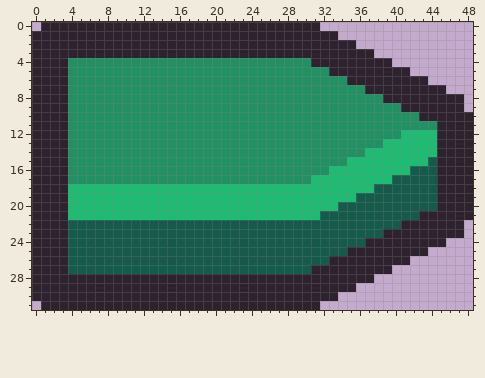
File history of a pixel-art sprite, scenes/menu/graphics/continue_button.png. Above, as it was before the edit.
The file is 147x96 pixels, drawn in blocks of 3x3; one block is one cell here.
Once edited:
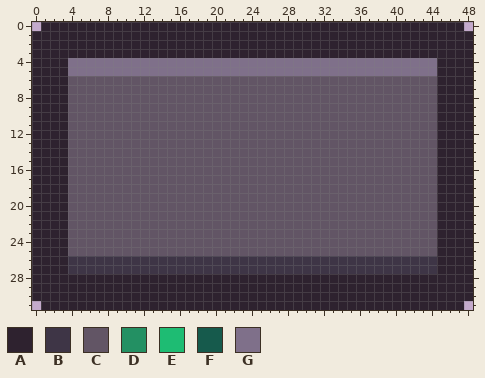
Palette (. is transparent): A #2e222f  B #3e3546  C #625565  D #239063  E #1ebc73  F #165a4c  G #7f708a
What changed:
Changed rows in their new state; - is an unchanged pixel.
first column x 4:
 0 ----------------------------AAAAAAAAAAAAAAAA-
 1 ------------------------------AAAAAAAAAAAAAAA
 2 --------------------------------AAAAAAAAAAAAA
 3 ----------------------------------AAAAAAAAAAA
 4 GGGGGGGGGGGGGGGGGGGGGGGGGGGGGGGGGGGGGGGGGAAAA
 5 GGGGGGGGGGGGGGGGGGGGGGGGGGGGGGGGGGGGGGGGGAAAA
 6 CCCCCCCCCCCCCCCCCCCCCCCCCCCCCCCCCCCCCCCCCAAAA
 7 CCCCCCCCCCCCCCCCCCCCCCCCCCCCCCCCCCCCCCCCC-AAA
 8 CCCCCCCCCCCCCCCCCCCCCCCCCCCCCCCCCCCCCCCCC---A
 9 CCCCCCCCCCCCCCCCCCCCCCCCCCCCCCCCCCCCCCCCC---A
10 CCCCCCCCCCCCCCCCCCCCCCCCCCCCCCCCCCCCCCCCC----
11 CCCCCCCCCCCCCCCCCCCCCCCCCCCCCCCCCCCCCCCCC----
12 CCCCCCCCCCCCCCCCCCCCCCCCCCCCCCCCCCCCCCCCC----
13 CCCCCCCCCCCCCCCCCCCCCCCCCCCCCCCCCCCCCCCCC----
14 CCCCCCCCCCCCCCCCCCCCCCCCCCCCCCCCCCCCCCCCC----
15 CCCCCCCCCCCCCCCCCCCCCCCCCCCCCCCCCCCCCCCCC----
16 CCCCCCCCCCCCCCCCCCCCCCCCCCCCCCCCCCCCCCCCC----
17 CCCCCCCCCCCCCCCCCCCCCCCCCCCCCCCCCCCCCCCCC----
18 CCCCCCCCCCCCCCCCCCCCCCCCCCCCCCCCCCCCCCCCC----
19 CCCCCCCCCCCCCCCCCCCCCCCCCCCCCCCCCCCCCCCCC----
20 CCCCCCCCCCCCCCCCCCCCCCCCCCCCCCCCCCCCCCCCC----
21 CCCCCCCCCCCCCCCCCCCCCCCCCCCCCCCCCCCCCCCCC----
22 CCCCCCCCCCCCCCCCCCCCCCCCCCCCCCCCCCCCCCCCC---A
23 CCCCCCCCCCCCCCCCCCCCCCCCCCCCCCCCCCCCCCCCC---A
24 CCCCCCCCCCCCCCCCCCCCCCCCCCCCCCCCCCCCCCCCC-AAA
25 CCCCCCCCCCCCCCCCCCCCCCCCCCCCCCCCCCCCCCCCCAAAA
26 BBBBBBBBBBBBBBBBBBBBBBBBBBBBBBBBBBBBBBBBBAAAA
27 BBBBBBBBBBBBBBBBBBBBBBBBBBBBBBBBBBBBBBBBBAAAA
28 ----------------------------------AAAAAAAAAAA
29 --------------------------------AAAAAAAAAAAAA
30 ------------------------------AAAAAAAAAAAAAAA
31 ----------------------------AAAAAAAAAAAAAAAA-
Where, in picture pixels (left, top, right, bottom), the same in both pictures:
changed: (68, 22, 473, 310)
